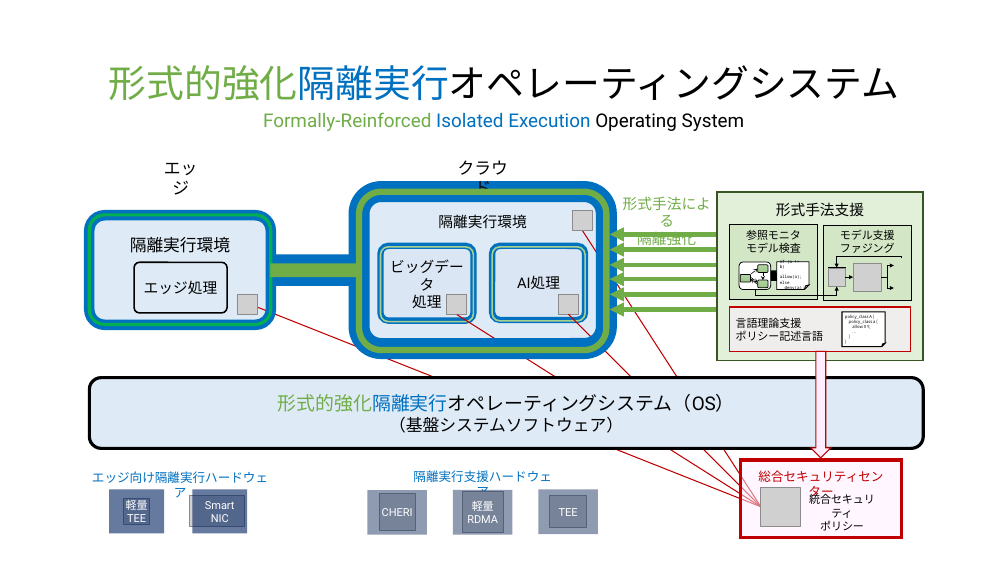
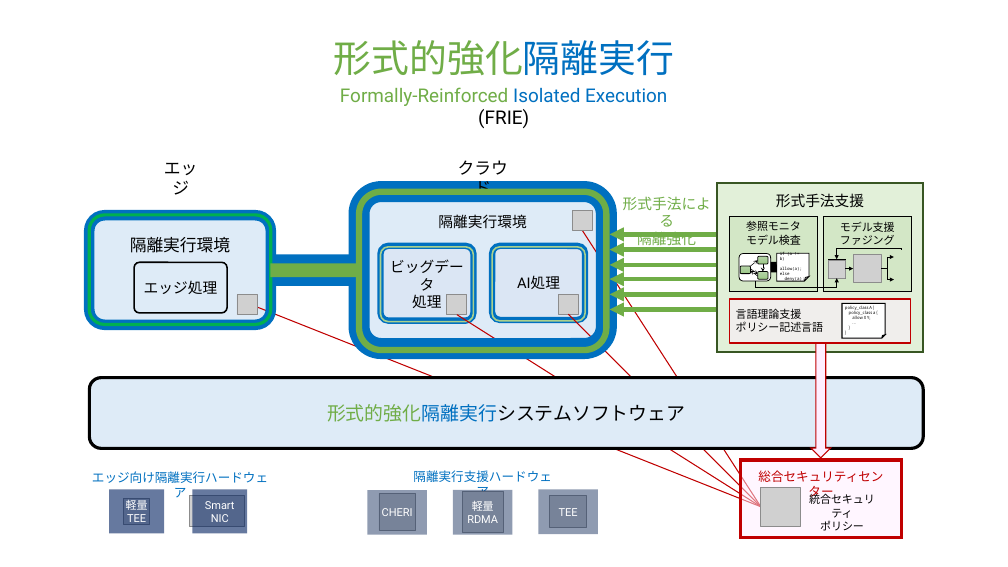
Before and after one commit to s5crest-shina/s5crest-shina.github.io, a slide deck: slide 1 of assets/media/figure.pptx. Drawn at 1008x567 pixels with LibreOffice and Linux fonts; fonts in the diff are those of the drawing; grey boxes stand for pictures; background and template pictures are left out. Boxes give left, top, right and bottom in pixels: in the first picture for what was removed or moved away, otherwise in the second. Text is boxed around its words. In the diff, an @@ line names an element or a change of style, - is before the commit and + after.

```diff
--- a/assets/media/figure.pptx
+++ b/assets/media/figure.pptx
@@ title at [334,40,674,75]: text changed; text colour #000000 to #70AD47 @@
-形式的強化隔離実行オペレーティングシステム
+形式的強化隔離実行
@@ text at [340,87,667,128]: text changed @@
-Formally-Reinforced Isolated Execution Operating System
+Formally-Reinforced Isolated Execution
+(FRIE)
@@ 7 rounded rectangles, 5 arrows, 4 elbow arrows, 2 pictures, 2 folded corners, 2 rectangles, 1 line: place and size @@
-7 rounded rectangles, 5 arrows, 4 elbow arrows, 2 pictures, 2 folded corners, 2 rectangles, 1 line at [717,192,923,361]
+7 rounded rectangles, 5 arrows, 4 elbow arrows, 2 pictures, 2 folded corners, 2 rectangles, 1 line at [717,183,923,352]
@@ down arrow: place and size @@
-down arrow at [811,352,831,458]
+down arrow at [811,343,831,458]
@@ text in rounded rectangle at [327,404,686,422]: text changed @@
-形式的強化隔離実行オペレーティングシステム（OS）
-（基盤システムソフトウェア）
+形式的強化隔離実行システムソフトウェア
```
Also in this commit, not shown: 2 other slides changed, 21 other files.
